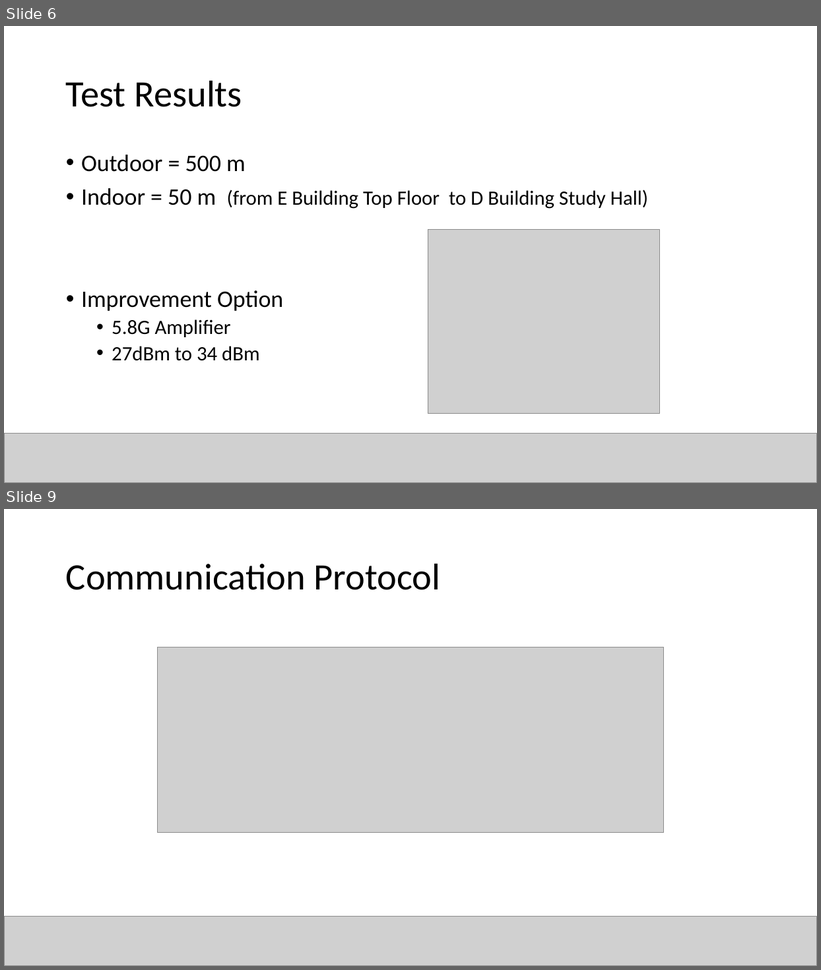
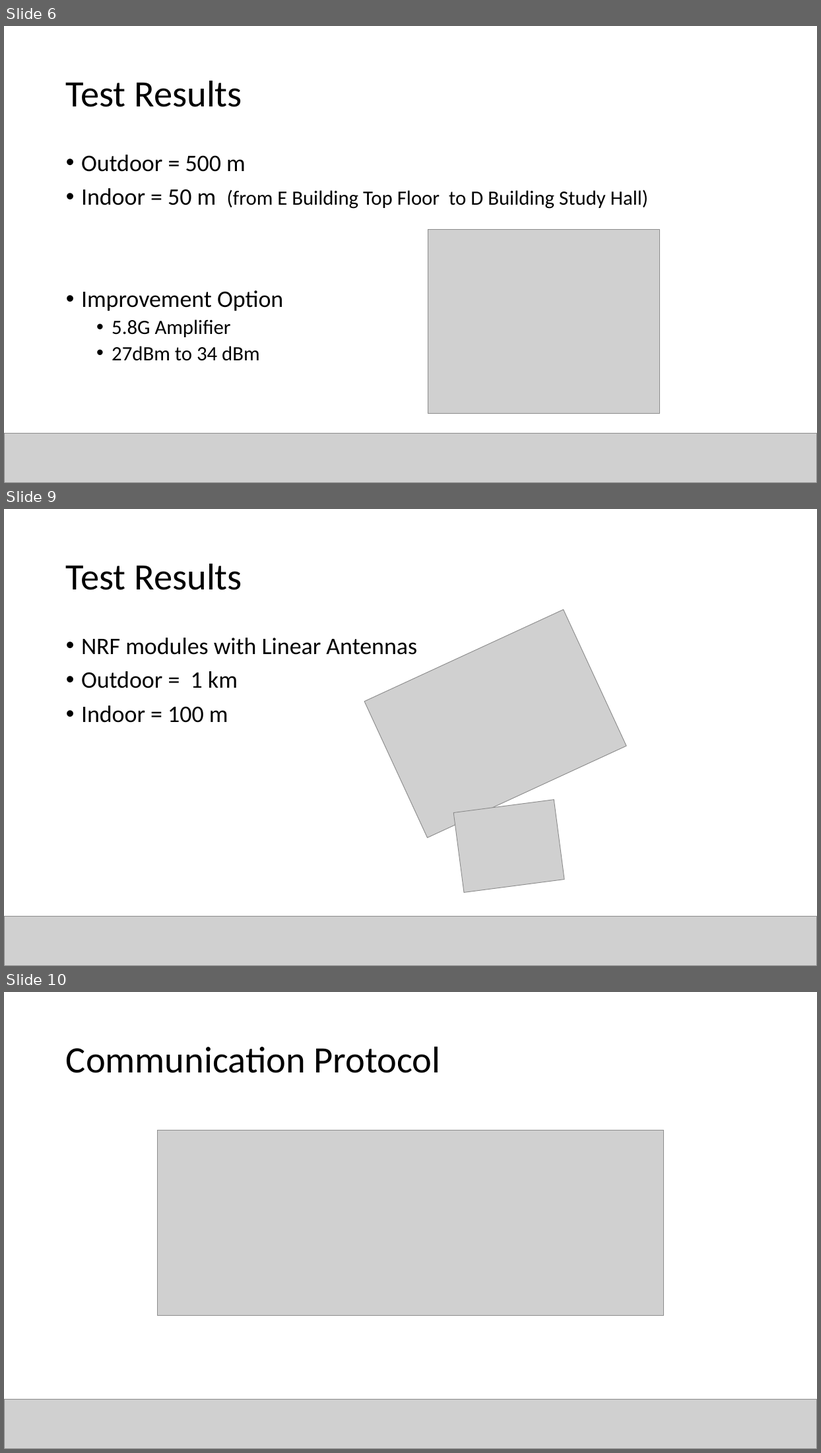
Before and after one commit to canerpotur/TROY-TECH, a slide deck: Troy Tech - Presentation/TROY - Kağan.pptx. Shown one above the other, each under a label of ours: slides 6 and 9 before the commit, slides 6, 9 and 10 after it; the slides between them are not shown. The pictures are 821x970 and 821x1453 pixels, drawn with LibreOffice and Linux fonts; fonts in the diff are those of the drawing; grey boxes stand for pictures. Boxes give left, top, right and bottom in pixels: in the first picture for what was removed or moved away, otherwise in the second. Text is boxed around its words. In the diff, an @@ line names an element or a change of style, - is before the commit and + after.

```diff
--- a/Troy Tech - Presentation/TROY - Kağan.pptx
+++ b/Troy Tech - Presentation/TROY - Kağan.pptx
@@ slide 9 added at box(4, 509, 817, 966), background #FFFFFF @@
@@ title added at box(66, 563, 242, 590), 44 pt, text #000000 @@
+Test Results
@@ picture added at box(364, 609, 627, 838) @@
@@ text added at box(81, 638, 417, 723), 28 pt, text #000000 @@
+• NRF modules with Linear Antennas
+• Outdoor = 1 km
+• Indoor = 100 m
@@ picture added at box(453, 800, 564, 892) @@
@@ picture added at box(4, 917, 817, 966) @@
@@ what was slide 9 is now slide 10 @@
```
Also in this commit, not shown: 5 slides changed, 2 other slides added, 6 slides removed.
